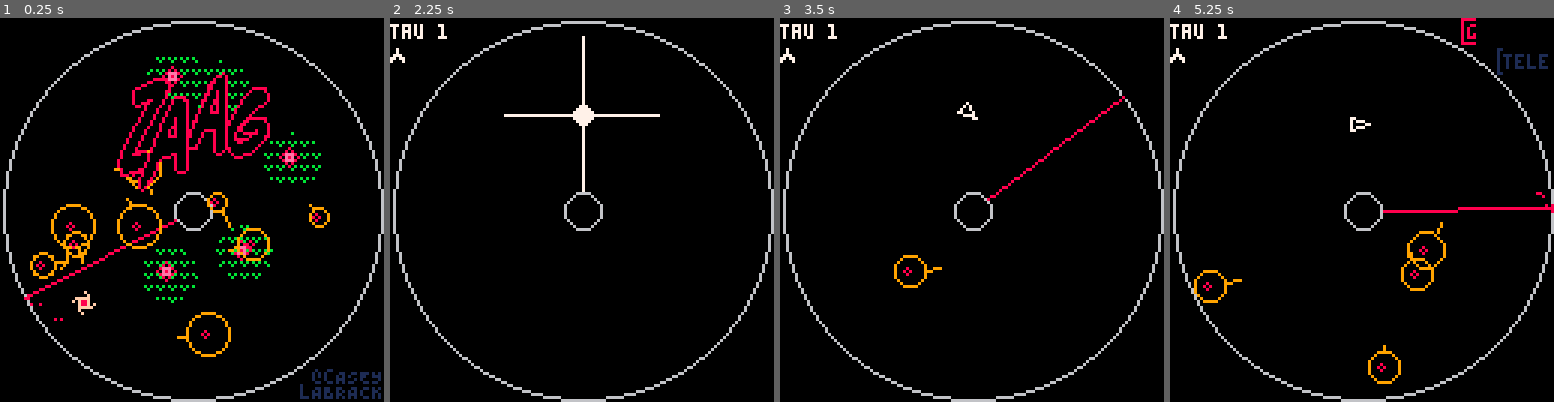
Above: before the commit, frames 1-4 (left to right).
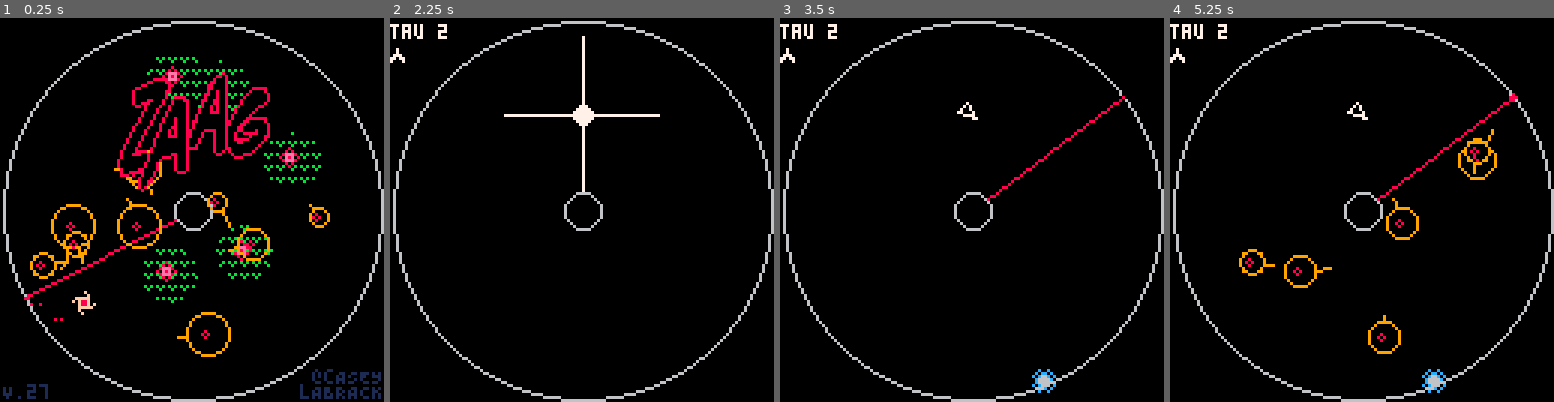
Above: after the commit, the same moments.

Repository: caseylabrack/laser
Game: PICO-8 cartridge laser.p8
The game is run twice, just before and just after one commit, with the same random seed, the same clock (stepped at 60 frames per second) and the same inputs.
Inputs:
- Up to frame 1 (0.25 s): no input
- Up to frame 2 (2.25 s): tap X (X key) at 0.33, 1.07, 1.85 s; tap O (Z key) at 0.7, 1.7, 2.1 s; hold Right 1.6-2.1 s; hold Up from 2.15 s (still down)
- Up to frame 3 (3.5 s): release Up at 2.42 s; hold Right 2.47-3.03 s; tap O (Z key) at 2.5, 2.9, 3.3 s; tap X (X key) at 2.97 s; hold Left from 3.08 s (still down)
- Up to frame 4 (5.25 s): release Left at 3.58 s; hold Down 3.63-3.97 s; tap O (Z key) every 0.4 s from 3.7 to 4.9 s; hold Right 4.02-4.68 s; tap X (X key) at 4.08, 5.2 s; hold Up 4.73-5.03 s; hold Left from 5.08 s (still down)

The runs differ from the first frame. In frame 1, 0.2% of the frame differs, in the area x 0-13%, y 95-100%; in frame 2, less than 0.1%; in frame 3, 0.5%; in frame 4, 3.6%, in the area x 6-100%, y 0-98%.

Commit message:
safezone visually blocks laser

Diff:
--- a/laser.p8
+++ b/laser.p8
@@ -32,7 +32,7 @@
 b = {x=0,y=0,dx,dy,a=0,r=2,speed=5,enabled=false,parts={}}
 inner = {x=64,y=64,r=6}
 outer = {x=64,y=64,r=63,enabled=true}
-lvl=1
+lvl=2
 mulligans=1
 extralives=mulligans
 mulmsg={ --titlescreen mulligan description
@@ -59,6 +59,7 @@
 blink=nil
 title=nil
 dethmsg=nil
+log=""
 
 dethmsgs={
 "another oopsie i see",
@@ -238,8 +239,30 @@
 -- laser move
 for l in all(lz) do
 	l.a-= l.speed
-	l.x = 64 + cos(l.a) * 63
-	l.y = 64 + sin(l.a) * 63
+	l.x = 64+cos(l.a)*63
+	l.y = 64+sin(l.a)*63
+
+	if #zs>0 and zs[1].state~="moving" then
+		local s=zs[1] --safezone
+		local atosafe=atan2(s.x-64,s.y-64)
+		local diff=sad(atosafe,l.a)
+
+		-- hit safezone instead
+		if abs(diff)<s.arc then
+			local flag=10
+			circ(s.x,s.y,s.r,flag)
+			circfill(s.x,s.y,s.r,flag)
+
+			local inzone=true
+			local dx,dy=cos(l.a),sin(l.a)
+
+			while inzone do
+				l.x-=dx l.y-=dy
+				inzone=pget(l.x,l.y)==10
+			end
+		end
+	end
+
 	for z in all(l.parts) do
 		z.x+=z.dx z.y+=z.dy
 		z.dx*=.95 z.dy*=.95
@@ -268,9 +291,8 @@
 		if z.t<2 then
 			z.state="moving"
 			z.start=z.a
-			z.dist=rnd(2)
+			z.dist=rnd(1)
 			z.mstart=tick
-			z.mdur=180
 		end
 	elseif z.state=="moving" then
 		local pct=min(1,(tick-z.mstart)/z.mdur)
@@ -662,6 +684,8 @@
 
 if title and costatus(title)~="dead" then coresume(title) end
 
+print(log,0,120,7)
+
 end
 
 -->8
@@ -738,7 +762,12 @@
 				z.a=rnd(1)
 				z.x=64+cos(z.a)*63
 				z.y=64+sin(z.a)*63
-				z.state="idle"
+				z.state="moving"
+				z.mstart=tick
+				z.mdur=180
+				z.dist=rnd(1)
+				z.start=z.a
+				z.arc=30
 				add(zs,z)
 				sfx(10)
 				break
@@ -929,6 +958,18 @@
 	return distt(a,b)<a.r+b.r
 end
 
+function normalize(x,y)
+	local mag=sqrt(x*x+y*y)
+	return x/mag,y/mag
+end
+
+--signed angle difference
+--https://math.stackexchange.com/posts/1649850/revisions
+function sad (a1,a2)
+	a1,a2=a1*360,a2*360
+	return (a2 - a1 + 540) % 360 - 180
+end
+
 --what array elements satisfy predicate function?
 function filter(f,t)
 	local r={}
@@ -946,6 +987,7 @@
 	return true
 end
 
+--easings.net
 function easeoutexpo(x)
 	if x==1 then
 		return 1
@@ -1349,6 +1391,7 @@
 		color(1)
 		print(smallcaps("@").."c"..smallcaps("asey"),104,117)
 		print("l"..smallcaps("abrack"),100,122)
+		print(smallcaps("v")..".27",1,122)
 		yield()
 	end
 	dset(2,difficulty)
Not shown, changed: 32 lines of the sprite sheet (__gfx__) section of laser.p8
Not shown, changed: the music (__music__) section of laser.p8
Not shown, changed: the sound effects (__sfx__) section of laser.p8
